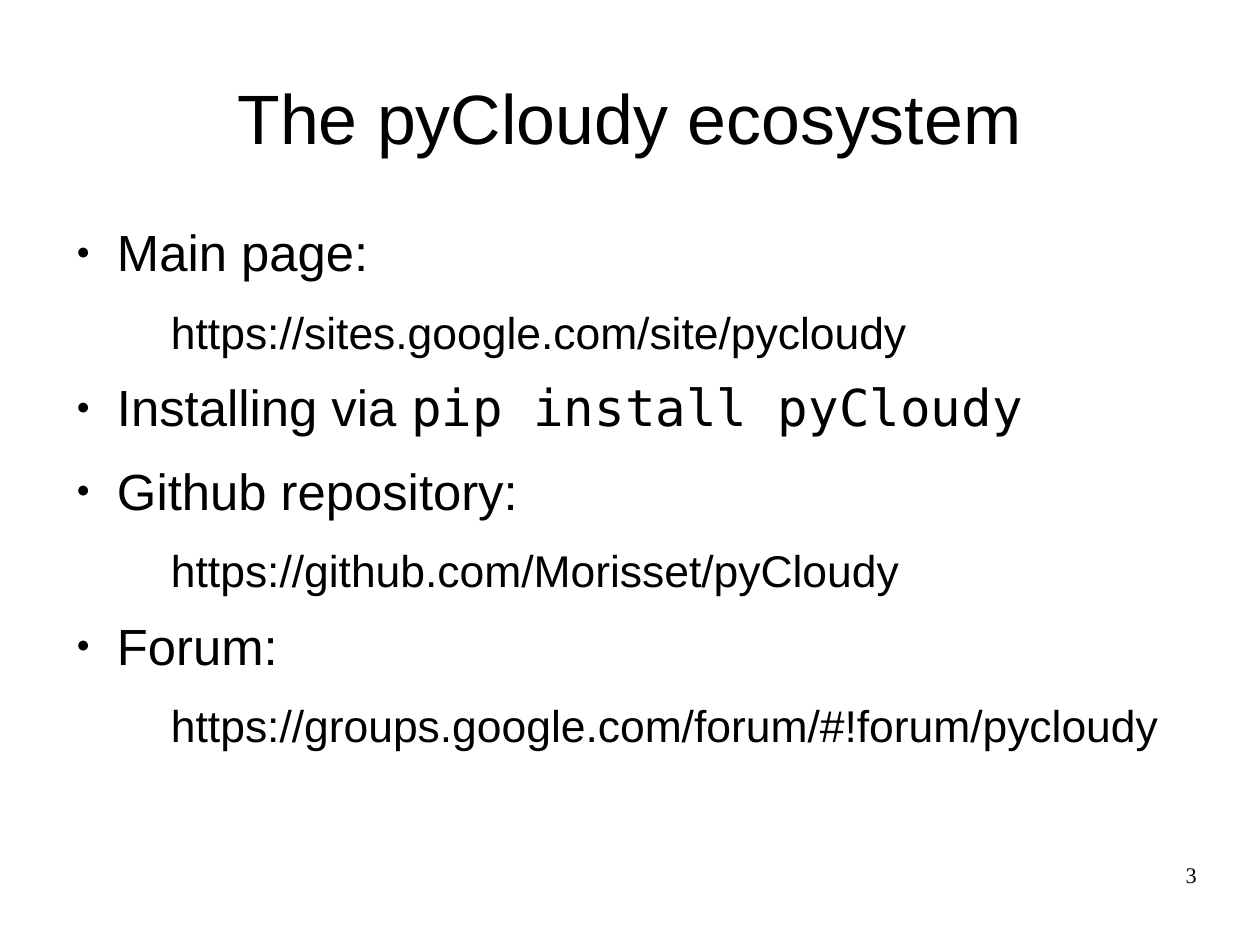
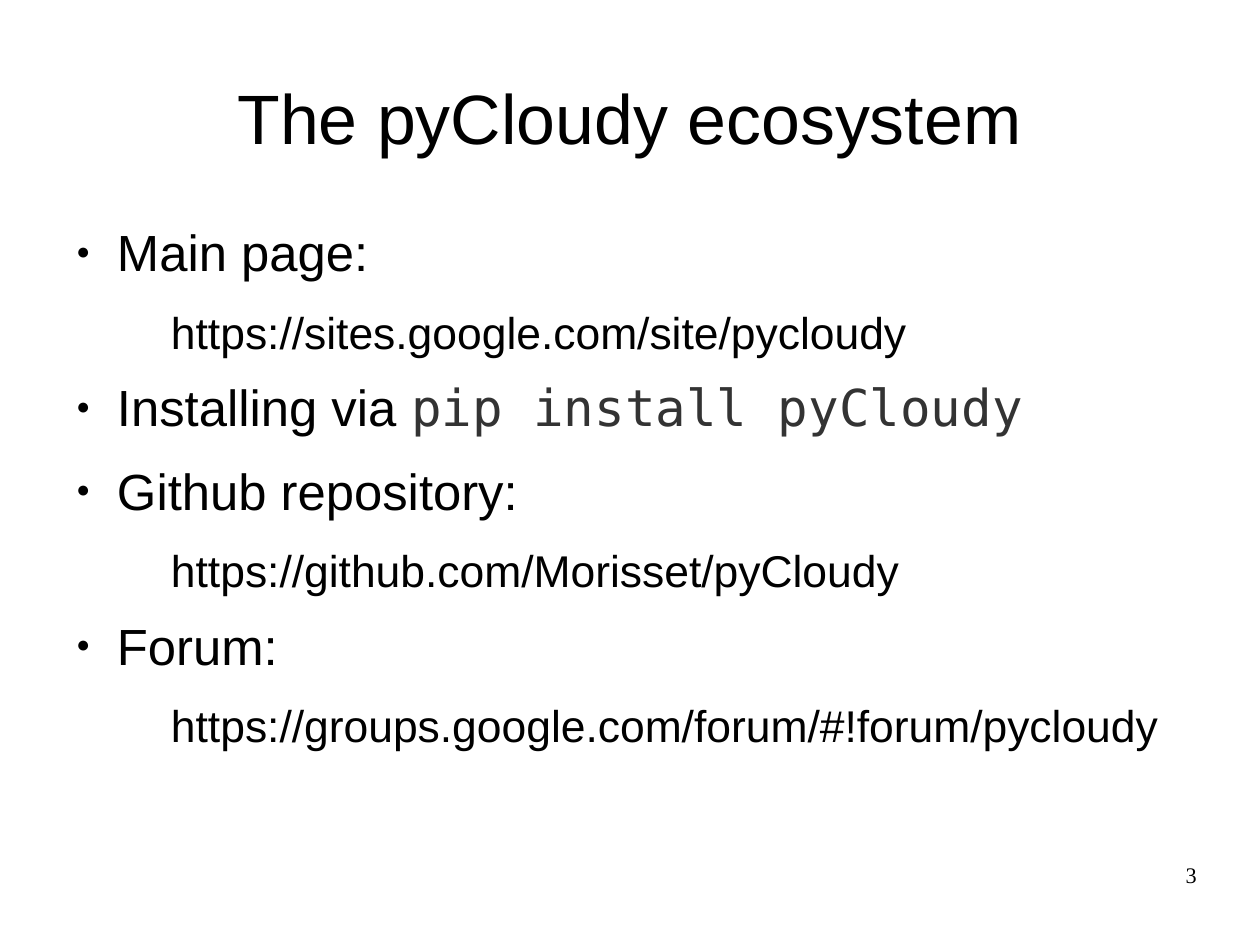
Before and after one commit to Morisset/Cloudy_Summer_School, a slide deck: slide 3 of pyCloudy.odp. Drawn at 1260x945 pixels with LibreOffice and Linux fonts; fonts in the diff are those of the drawing. Boxes give left, top, right and bottom in pixels: in the first picture for what was removed or moved away, otherwise in the second. Text is boxed around its words. In the diff, an @@ line names an element or a change of style, - is before the commit and + after.

Commit message:
update pyCloudy presentation

```diff
--- a/pyCloudy.odp
+++ b/pyCloudy.odp
@@ text at (117, 387, 1023, 437): text colour #000000 to #333333 in "pip install pyCloudy" @@
```
Also in this commit, not shown: 1 other file.
